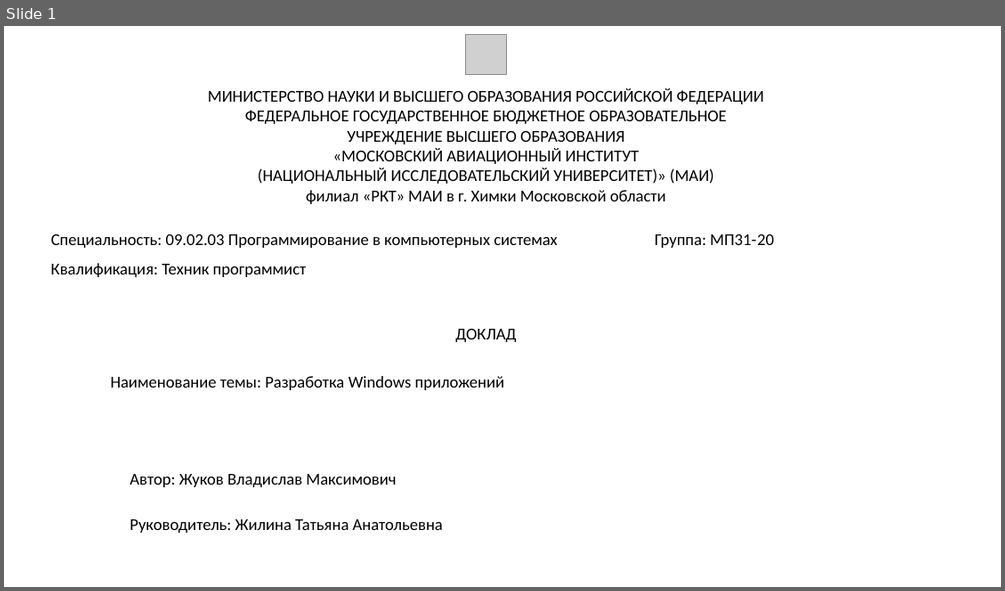
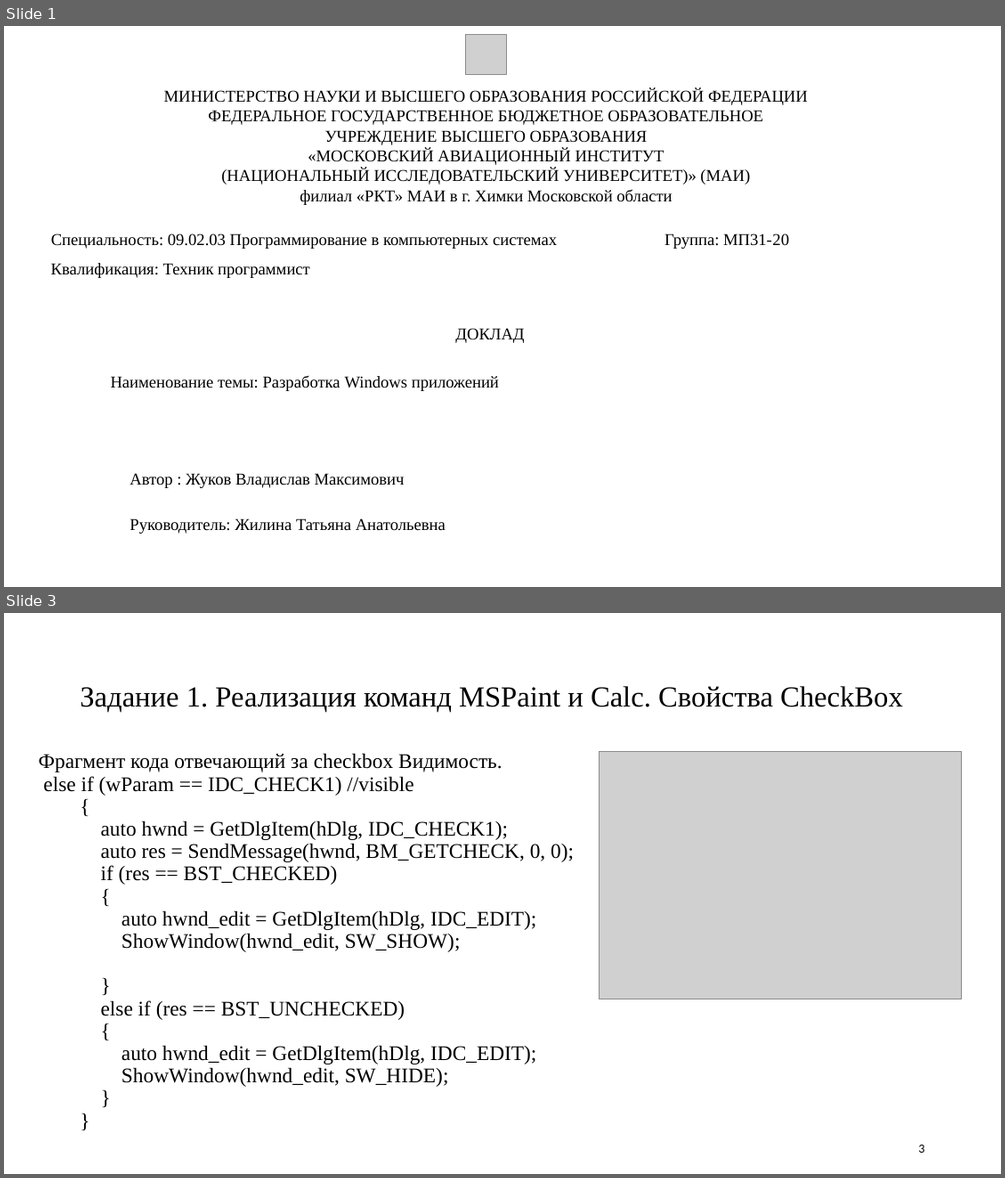
Before and after one commit to Feeralbee/praktika_system_programming, a slide deck: ЖуковМП3120.pptx. Shown one above the other, each under a label of ours: slide 1 before the commit, slides 1 and 3 after it; the slides between them are not shown. The pictures are 1005x591 and 1005x1178 pixels, drawn with LibreOffice and Linux fonts; fonts in the diff are those of the drawing; grey boxes stand for pictures. Boxes give left, top, right and bottom in pixels: in the first picture for what was removed or moved away, otherwise in the second. Text is boxed around its words. In the diff, an @@ line names an element or a change of style, - is before the commit and + after.

```diff
--- a/ЖуковМП3120.pptx
+++ b/ЖуковМП3120.pptx
@@ slide 3 added at (4,613,1001,1174), background #FFFFFF @@
@@ title added at (80,686,903,712), 28 pt, text #000000 @@
+Задание 1. Реализация команд MSPaint и Calc. Свойства CheckBox
@@ text added at (39,753,574,1086), 20 pt, text #000000 @@
+Фрагмент кода отвечающий за checkbox Видимость.
+else if (wParam == IDC_CHECK1) //visible
+{
+auto hwnd = GetDlgItem(hDlg, IDC_CHECK1);
+auto res = SendMessage(hwnd, BM_GETCHECK, 0, 0);
+if (res == BST_CHECKED)
+{
+auto hwnd_edit = GetDlgItem(hDlg, IDC_EDIT);
+ShowWindow(hwnd_edit, SW_SHOW);
+}
+else if (res == BST_UNCHECKED)
+{
+auto hwnd_edit = GetDlgItem(hDlg, IDC_EDIT);
+ShowWindow(hwnd_edit, SW_HIDE);
+}
+}
@@ picture added at (599,751,961,999) @@
@@ page number added at (918,1144,924,1152), 12 pt, text #000000 @@
+3
@@ slide 1 changed as well @@
@@ font Calibri to Times New Roman in 6 elements at (164,89,808,205), (129,518,445,533), (111,376,499,391), (51,233,789,248), (455,328,524,343), (51,263,310,278) @@
@@ text at (129,473,404,488): text changed; font Calibri to Times New Roman @@
-Автор: Жуков Владислав Максимович
+Автор : Жуков Владислав Максимович
```
Also in this commit, not shown: 13 other slides added, 3 slides removed.
